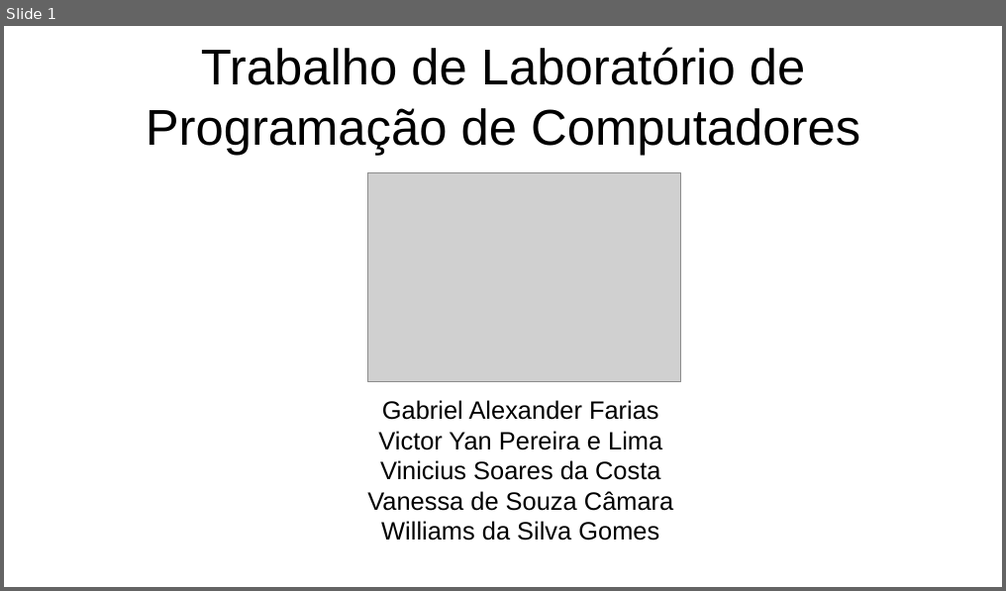
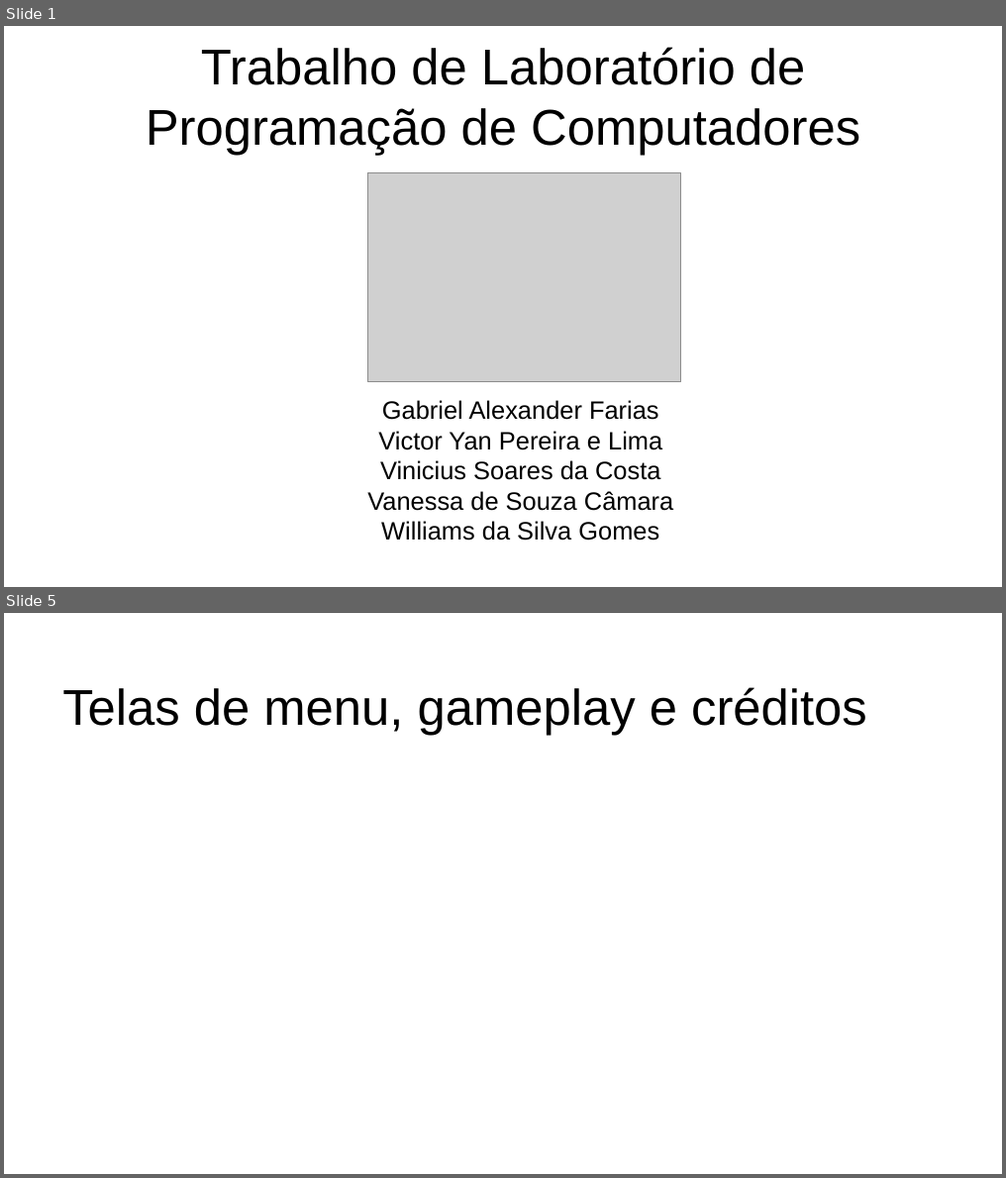
Before and after one commit to Victor7095/flappy-bird-pygame, a slide deck: slide_flappy_bird.pdf.odp. Shown one above the other, each under a label of ours: slide 1 before the commit, slides 1 and 5 after it; the slides between them are not shown. The pictures are 1006x591 and 1006x1178 pixels, drawn with LibreOffice and Linux fonts; fonts in the diff are those of the drawing; grey boxes stand for pictures. Boxes give left, top, right and bottom in pixels: in the first picture for what was removed or moved away, otherwise in the second. Text is boxed around its words. In the diff, an @@ line names an element or a change of style, - is before the commit and + after.

```diff
--- a/slide_flappy_bird.pdf.odp
+++ b/slide_flappy_bird.pdf.odp
@@ slide 5 added at [4,613,1002,1174], background #FFFFFF @@
@@ text added at [62,687,867,736], 40 pt, text #000000 @@
+Telas de menu, gameplay e créditos
```
Also in this commit, not shown: 1 slide changed, 5 other slides added, 1 slide removed.
